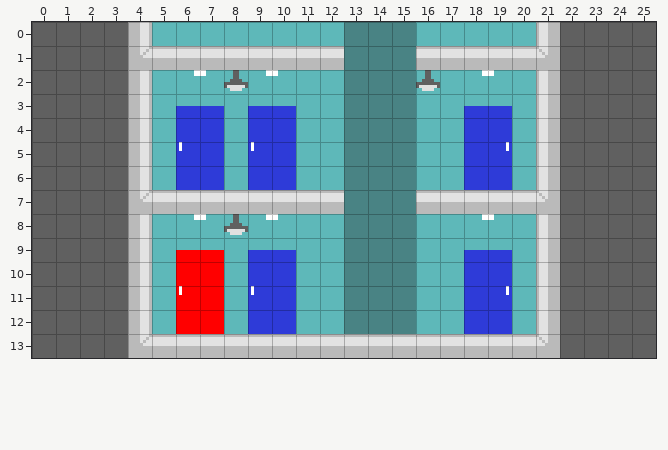
Tiled map, stored at assets/tilesets/elevator.tmx. That is the earlier state.
Cells are 8x8 px. Shown: x 0..25, y 0..13.
And afterwards:
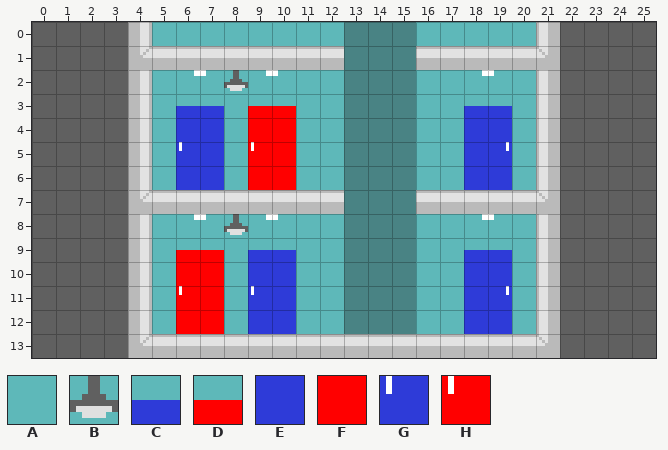
Key: from "elevator": A 9, B 12, C 19, D 23, E 28, F 32, G 37, H 41.
_ is an empty cell.
Commit: animate door and make it open when player is near
Change:
Layer "map":
Tile A replaces tile B in row 2 at x 16.
Layer "door_map":
Tile D replaces tile C in row 3 at x 9 to 10.
Tile F replaces tile E in row 4 at x 9 to 10; in row 5 at x 10; in row 6 at x 9 to 10.
Tile H replaces tile G in row 5 at x 9.
Where, in picture pixels (left, top, right, bottom), the same in both pictures:
changed: (416, 70, 440, 91)
changed: (248, 106, 296, 190)
